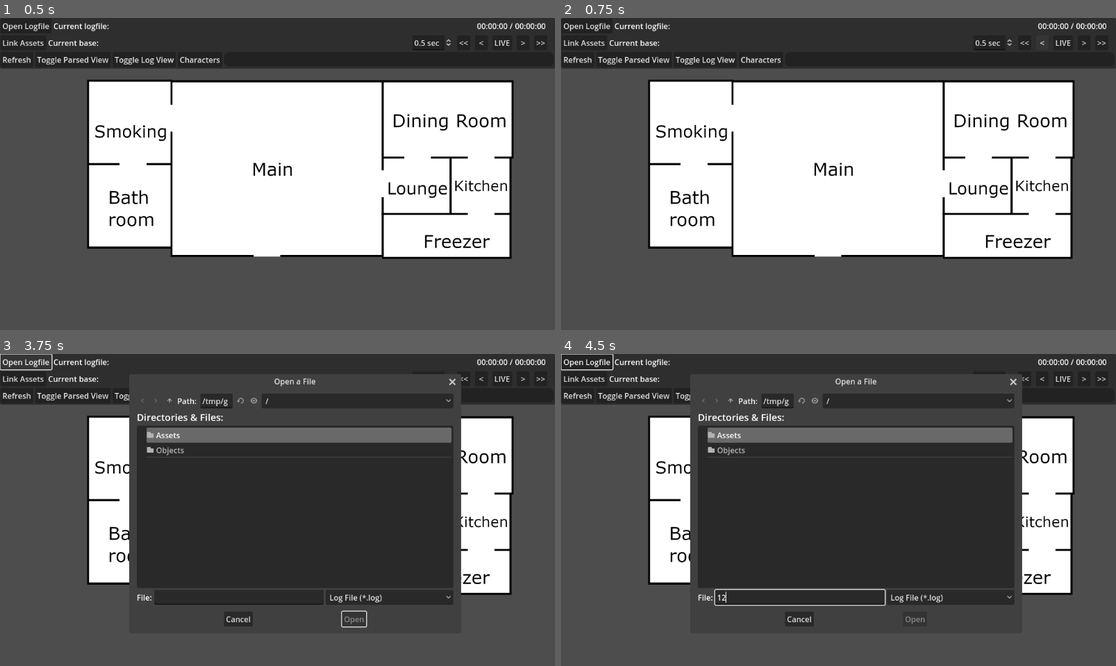
Above: before the commit, frames 1-4 (two rows, left to right).
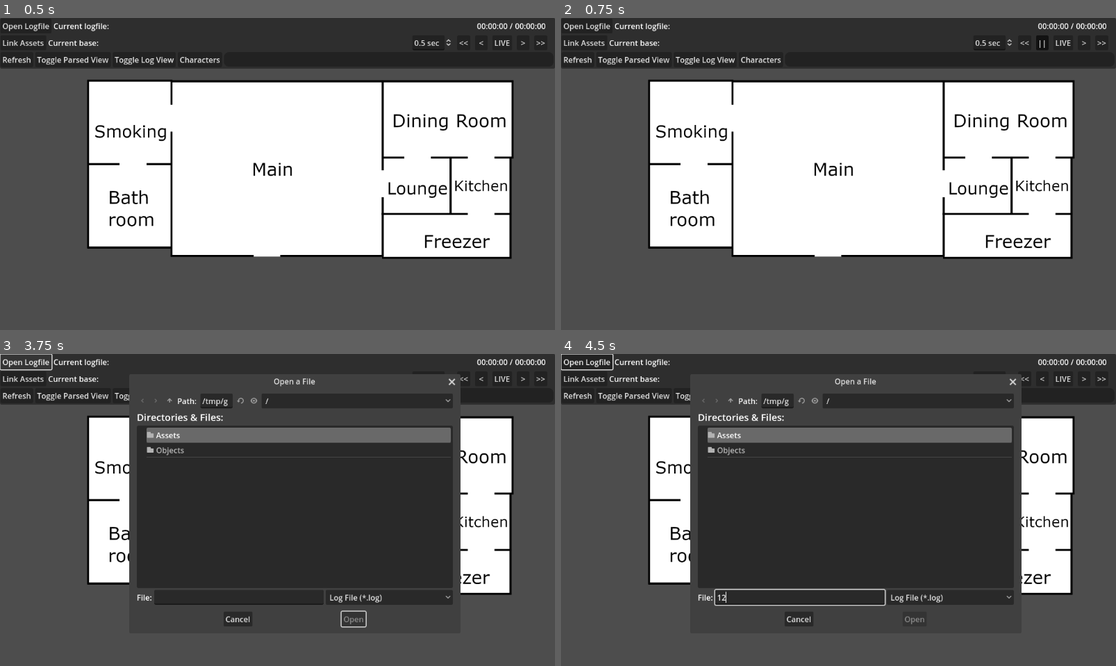
Above: after the commit, the same moments.

Repository: Crystalwarrior/AO2-LogReader
Game: Godot game, scene res://view.tscn
The game is run twice, just before and just after one commit, with the same random seed, the same clock (stepped at 60 frames per second) and the same inputs.
Inputs (mouse positions are in pixels of both pictures, inside the frame that each line leads up to):
- Up to frame 1 (0.5 s): no input
- Up to frame 2 (0.75 s): click "<" at 0.5 s
- Up to frame 3 (3.75 s): click "<" (after the commit: "||") at 1.25 s; click ">" at 2 s; click ">" (after the commit: "||") at 2.75 s; click "Open Logfile" at 3.5 s
- Up to frame 4 (4.5 s): click (799, 597) at 4.27 s; type "12" at 4.35 s

Frame 1 is identical in both runs. In frame 2, 0.1% of the frame differs, in the area x 85-88%, y 5-11%; in frame 3, 0.3%, in the area x 40-84%, y 6-88%; in frame 4, 0.2%.
Error after the commit: Invalid operands 'int' and 'Nil' in operator '-'. (res://main_window.gd:51)

Commit message:
Implemented play and backward play buttons
Play and backward play buttons play forward / backward the log with the delay of the delay spinbox

Diff:
--- a/main_window.gd
+++ b/main_window.gd
@@ -8,6 +8,10 @@
 @onready var areas = $"../../Areas"
 @onready var currentLabel = $HBoxContainer/Top/HBoxContainer2/HBoxContainer/CurrentTime
 @onready var endLabel = $HBoxContainer/Top/HBoxContainer2/HBoxContainer/EndTime
+@onready var delay = $HBoxContainer/Top/HBoxContainer2/HBoxContainer2/Delay
+@onready var playButton = $"HBoxContainer/Top/HBoxContainer2/HBoxContainer2/>"
+@onready var playbackButton = $"HBoxContainer/Top/HBoxContainer2/HBoxContainer2/<"
+
 
 
 
@@ -34,6 +38,9 @@
 var movements = []
 var startTime
 var endTime = 0
+var timer = 0
+var playing
+var playing_backward
 
 func _process(delta):
 	if current_file_path and last_date_modified != FileAccess.get_modified_time(current_file_path):
@@ -41,6 +48,19 @@
 			logview.text = current_file.get_as_text()
 			scroll_to_last_line()
 			parse_logfile()
+	if playing and timeline.value != endTime - startTime:
+		if timer <= 0:
+			timeline.value += 1
+			timer = delay.value * 60
+		else:
+			timer -= 1
+
+	if playing_backward == true and timeline.value != 0:
+		if timer <= 0:
+			timeline.value -= 1
+			timer = delay.value * 60
+		else:
+			timer -= 1
 
 
 func generate_shownames():
@@ -334,3 +354,28 @@
 
 func _on_live_pressed():
 	timeline.value = endTime
+
+
+func _on_play_toggled(toggled):
+	if toggled:
+		playing_backward = false
+		playing = true
+		playButton.text = "||"
+		playbackButton.text = " < "
+		playbackButton.button_pressed = false
+	else:
+		playing = false
+		playButton.text = " > "
+
+
+
+func _on_backwardplay_toggled(toggled):
+	if toggled:
+		playing = false
+		playing_backward = true
+		playbackButton.text = "||"
+		playButton.text = " > "
+		playButton.button_pressed = false
+	else:
+		playing_backward = false
+		playbackButton.text = " < "
--- a/main_window.tscn
+++ b/main_window.tscn
@@ -114,6 +114,7 @@
 [node name="<" type="Button" parent="HBoxContainer/Top/HBoxContainer2/HBoxContainer2"]
 layout_mode = 2
 focus_mode = 0
+toggle_mode = true
 text = " < "
 
 [node name="LIVE" type="Button" parent="HBoxContainer/Top/HBoxContainer2/HBoxContainer2"]
@@ -124,6 +125,7 @@
 [node name=">" type="Button" parent="HBoxContainer/Top/HBoxContainer2/HBoxContainer2"]
 layout_mode = 2
 focus_mode = 0
+toggle_mode = true
 text = " > "
 
 [node name=">>" type="Button" parent="HBoxContainer/Top/HBoxContainer2/HBoxContainer2"]
@@ -246,7 +248,9 @@
 [connection signal="pressed" from="HBoxContainer/Top/HBoxContainer/Logfile/OpenLogfileButton" to="." method="_on_logfile_button_pressed"]
 [connection signal="pressed" from="HBoxContainer/Top/HBoxContainer/Assets/LinkAssetsButton" to="." method="_on_link_assets_button_pressed"]
 [connection signal="pressed" from="HBoxContainer/Top/HBoxContainer2/HBoxContainer2/<<" to="." method="_on_prev_step_pressed"]
+[connection signal="toggled" from="HBoxContainer/Top/HBoxContainer2/HBoxContainer2/<" to="." method="_on_backwardplay_toggled"]
 [connection signal="pressed" from="HBoxContainer/Top/HBoxContainer2/HBoxContainer2/LIVE" to="." method="_on_live_pressed"]
+[connection signal="toggled" from="HBoxContainer/Top/HBoxContainer2/HBoxContainer2/>" to="." method="_on_play_toggled"]
 [connection signal="pressed" from="HBoxContainer/Top/HBoxContainer2/HBoxContainer2/>>" to="." method="_on_next_movement_pressed"]
 [connection signal="pressed" from="HBoxContainer/Bottom/Buttons/RefreshButton" to="." method="_on_refresh_button_pressed"]
 [connection signal="toggled" from="HBoxContainer/Bottom/Buttons/ToggleParsedView" to="." method="_on_toggle_parsed_view_toggled"]
